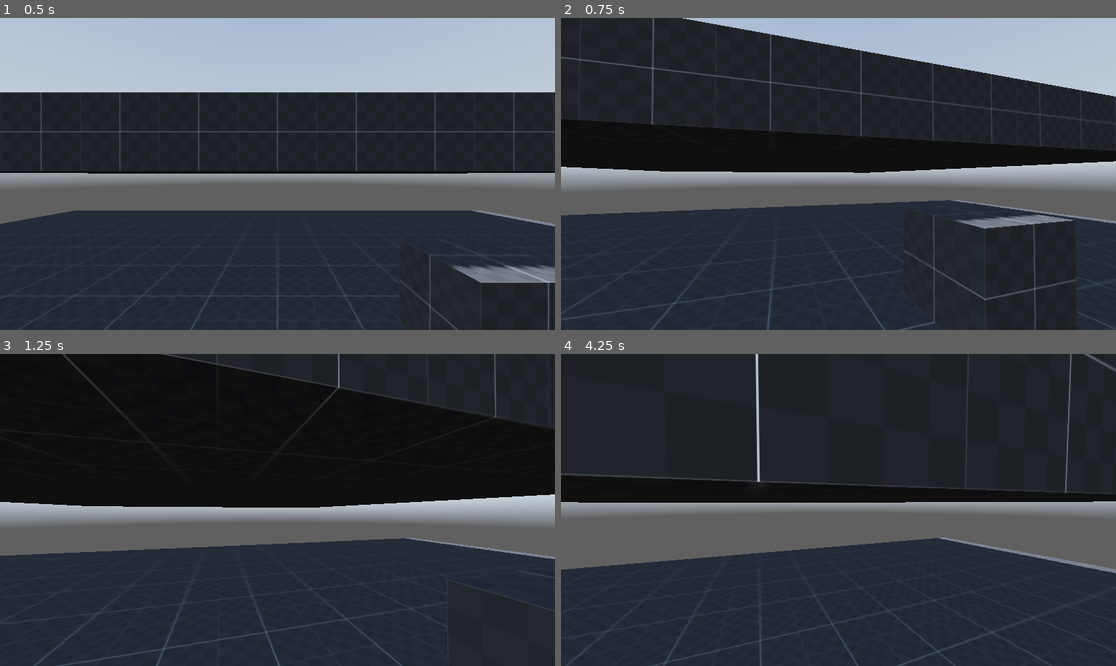
Above: before the commit, frames 1-4 (two rows, left to right).
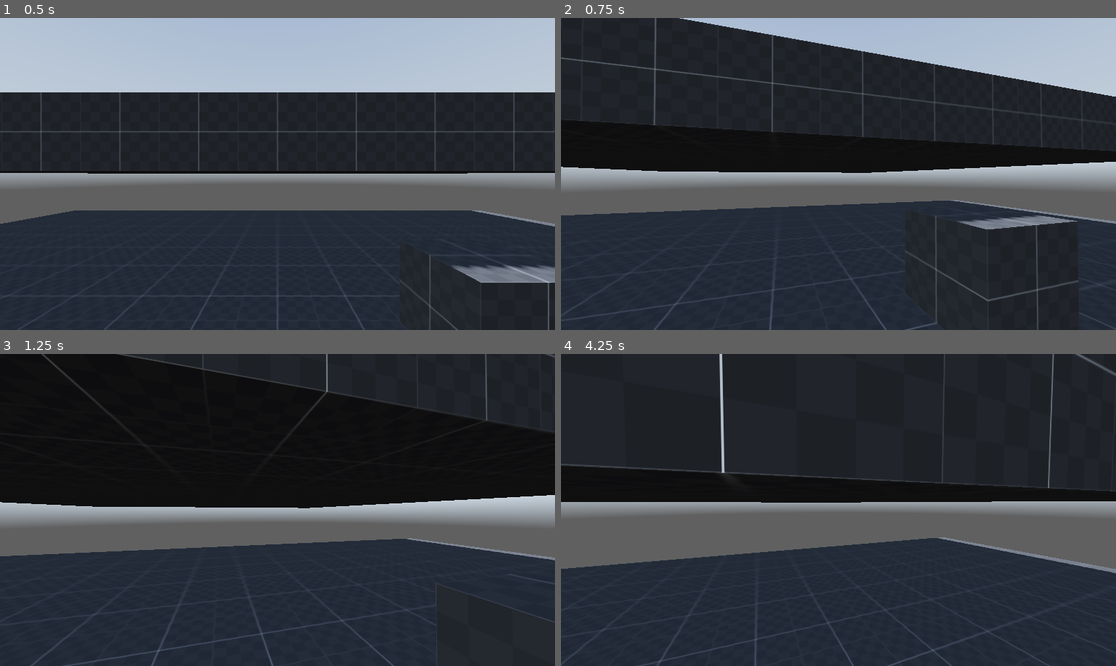
Above: after the commit, the same moments.

Repository: DrSpaniel/_Godot
Game: Godot game, scene res://scenes/main.tscn
Two runs of this game, one before a commit and one after it. Both use one fixed random seed, a clock stepped at 60 frames per second and the inputs below. A sky picture missing from this copy of the repository is replaced by a grey-blue gradient.
Inputs (mouse positions are in pixels of both pictures, inside the frame that each line leads up to):
- Up to frame 1 (0.5 s): no input
- Up to frame 2 (0.75 s): tap Enter at 0.5 s; move the mouse to (866, 174) at 0.52 s; hold W (forward) from 0.53 s (still down); hold Space (crouch) from 0.53 s (still down)
- Up to frame 3 (1.25 s): keep holding W (forward); keep holding Space (crouch); tap Shift (sprint) at 0.8 s
- Up to frame 4 (4.25 s): keep holding W (forward); move the mouse to (810, 510) at 1.27 s; release Space (crouch) at 1.28 s; tap Shift (sprint) at 1.35, 2.3, 3.8 s; tap Space (crouch) at 1.55, 2.85 s; move the mouse to (849, 503) at 2.02 s; press the mouse at (849, 503) at 2.03 s; move the mouse to (832, 516) at 2.77 s; release the mouse at (832, 516) at 2.78 s; move the mouse to (877, 513) at 3.52 s; hold Alt (freelook) from 3.53 s (still down)

Frame 1 is identical in both runs. In frame 2, 2.1% of the frame differs, in the area x 0-100%, y 0-100%; in frame 3, 2.2%; in frame 4, 3.2%.

Commit message:
changed sprint
made it momentum based. probably should keep working on it when i eventually add wallrunning

also, still trying to hash out the jump charge. oh well.

Diff:
--- a/fps_test1/scenes/main.tscn
+++ b/fps_test1/scenes/main.tscn
@@ -183,6 +183,12 @@
 size = Vector3(20, 1, 20)
 material = SubResource("StandardMaterial3D_k0juu")
 
+[node name="floor3" type="CSGBox3D" parent="stage"]
+transform = Transform3D(0.5, 0.866026, 0, -0.866026, 0.5, 0, 0, 0, 1, -21, -0.5, 0)
+use_collision = true
+size = Vector3(20, 1, 20)
+material = SubResource("StandardMaterial3D_k0juu")
+
 [node name="floor2" type="CSGBox3D" parent="stage"]
 transform = Transform3D(1, 0, 0, 0, 1, 0, 0, 0, 1, 0, -8.5, 21)
 use_collision = true
--- a/fps_test1/scripts/player.gd
+++ b/fps_test1/scripts/player.gd
@@ -28,6 +28,15 @@
 var slide_vector = Vector2.ZERO
 var slide_speed = 15
 
+# Jump vars
+
+var last_velocity = Vector3.ZERO
+
+var horizontal_velocity = Vector2(velocity.x, velocity.z)
+
+const minjump_velocity = 4.5
+
+
 # Headbob vars
 
 const headbob_sprint_speed = 22
@@ -57,14 +66,11 @@
 # Movement vars
 
 var crouch_depth = -0.5
-const jump_velocity = 4.5
 var lerp_speed = 10.0
 var air_lerp = 3
 var freelook_angle = 8
 
-var last_velocity = Vector3.ZERO
-
-var horizontal_velocity = Vector2(velocity.x, velocity.z)
+
 
 
 # Input vars
@@ -93,7 +99,6 @@
 			Input.mouse_mode = Input.MOUSE_MODE_CAPTURED
 			get_viewport().set_input_as_handled()
 		mouseinput = true
-
 
 	if mouseinput == true:
 		if event is InputEventMouseMotion:
@@ -134,7 +139,7 @@
 
 		#slide begin logic
 
-		if sprinting and input_dir != Vector2.ZERO and is_on_floor():
+		if (sprinting and input_dir != Vector2.ZERO and is_on_floor()):		#i think this should have if horizontal_velocity.length() > 7 but when i put it, it runs infinitely instead of one time. gotta fix that
 			sliding = true
 			slide_timer = slide_timer_max
 			slide_vector = input_dir
@@ -156,14 +161,14 @@
 		if Input.is_action_pressed("sprint"):
 			# Sprinting
 			current_speed = lerp(current_speed, sprint_speed, delta * lerp_speed)
-
-			walking = false
 			if horizontal_velocity.length() > 7:		#this is here cause i wanna allow sliding to happen not just when sprinting. like TF2
+				walking = false
 				sprinting = true
-			crouched = true
+				crouched = true
+
 		elif Input.is_action_just_released("crouch") and is_on_floor():
-			velocity.y = jump_velocity
-			print("jump")
+			velocity.y = minjump_velocity
+			print("jump!")
 			sliding = false
 			animation_player.play("jumping")
 		else:
@@ -173,7 +178,6 @@
 			walking = true
 			sprinting = false
 			crouched = true
-
 
 	# Freelook handler
 
@@ -192,33 +196,32 @@
 
 	if sliding:
 		slide_timer -= delta
-		if slide_timer <= 0 or Input.is_action_just_released("crouch"):
-			velocity.y = jump_velocity
-			animation_player.play("jumping")	#fix this: player jumps when slide ends
+		if slide_timer <= 0:
 			sliding = false
 			print("slide end")
 			freelook = false
 
-	# Handle headbob
-	#if sprinting:
-		#headbob_intensity = headbob_sprint_intensity
-		#headbob_index += headbob_sprint_speed * delta
-	#elif walking:
-		#headbob_intensity = headbob_walk_intensity
-		#headbob_index += headbob_walk_speed * delta
-	#elif crouched:
-		#headbob_intensity = headbob_crouch_intensity
-		#headbob_index += headbob_crouch_speed * delta
-	#
-	#if is_on_floor() and !sliding and input_dir != Vector2.ZERO:
-		#headbob_vector.y = sin(headbob_index)
-		#headbob_vector.x = sin(headbob_index/2) + 0.5
-		#
-		#eyes.position.y = lerp(eyes.position.y, headbob_vector.y * (headbob_intensity/2), delta*lerp_speed)
-		#eyes.position.x = lerp(eyes.position.x, headbob_vector.x * (headbob_intensity), delta*lerp_speed)
-	#else:
-		#eyes.position.y = lerp(eyes.position.y, 0.0, delta*lerp_speed)
-		#eyes.position.x = lerp(eyes.position.x, 0.0, delta*lerp_speed)
+
+	 #Handle headbob
+	if sprinting:
+		headbob_intensity = headbob_sprint_intensity
+		headbob_index += headbob_sprint_speed * delta
+	elif walking:
+		headbob_intensity = headbob_walk_intensity
+		headbob_index += headbob_walk_speed * delta
+	elif crouched:
+		headbob_intensity = headbob_crouch_intensity
+		headbob_index += headbob_crouch_speed * delta
+
+	if is_on_floor() and !sliding and input_dir != Vector2.ZERO:
+		headbob_vector.y = sin(headbob_index)
+		headbob_vector.x = sin(headbob_index/2) + 0.5
+
+		eyes.position.y = lerp(eyes.position.y, headbob_vector.y * (headbob_intensity/2), delta*lerp_speed)
+		eyes.position.x = lerp(eyes.position.x, headbob_vector.x * (headbob_intensity), delta*lerp_speed)
+	else:
+		eyes.position.y = lerp(eyes.position.y, 0.0, delta*lerp_speed)
+		eyes.position.x = lerp(eyes.position.x, 0.0, delta*lerp_speed)
 
 	# Add the gravity.
 	if not is_on_floor():
